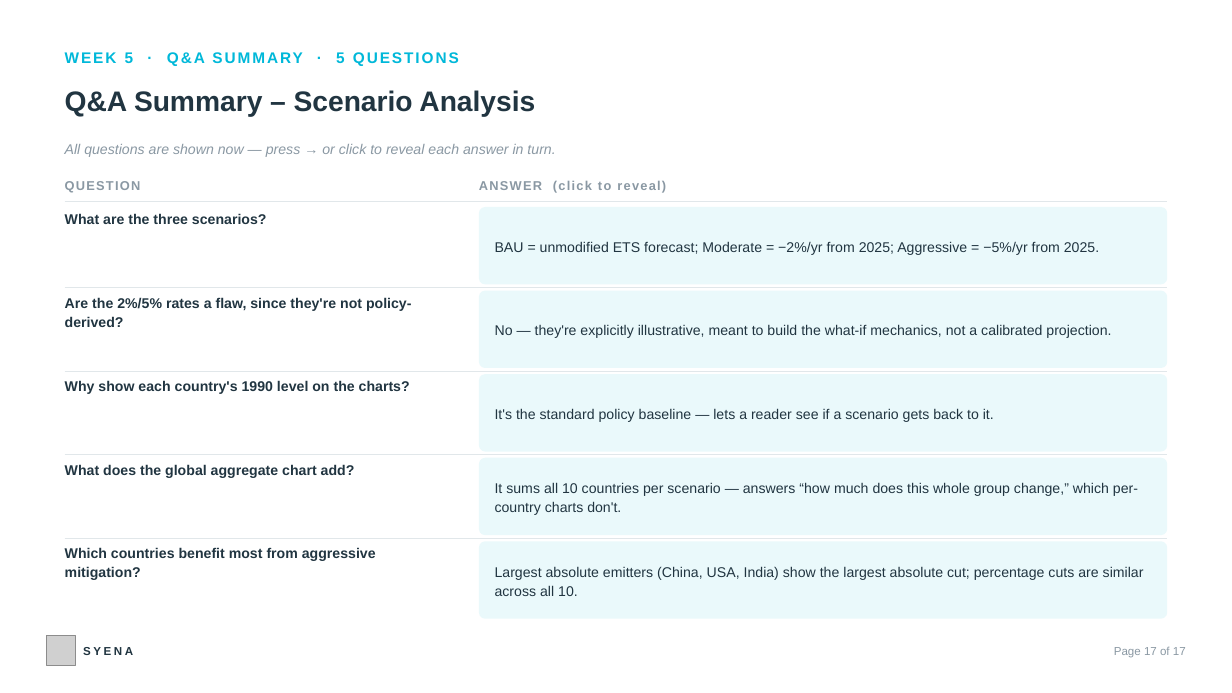
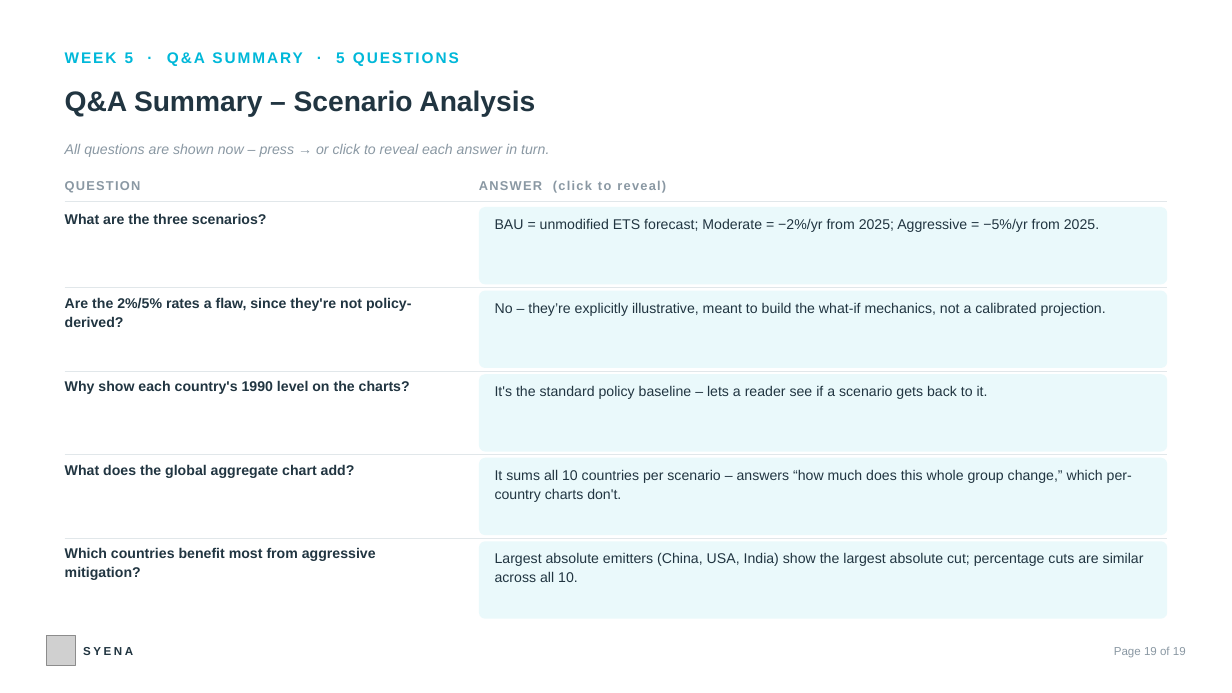
Before and after one commit to sauparnasarkar/climate-emissions-analysis-project, a slide deck: slide 19 of climate-dashboard-react/public/GHG_Internship_Review_QA_Deck.pptx (slide 17 before the commit). Drawn at 1232x693 pixels with LibreOffice and Linux fonts; fonts in the diff are those of the drawing; grey boxes stand for pictures. Boxes give left, top, right and bottom in pixels: in the first picture for what was removed or moved away, otherwise in the second. Text is boxed around its words. In the diff, an @@ line names an element or a change of style, - is before the commit and + after.

```diff
--- a/climate-dashboard-react/public/GHG_Internship_Review_QA_Deck.pptx
+++ b/climate-dashboard-react/public/GHG_Internship_Review_QA_Deck.pptx
@@ text at box(65, 144, 549, 157): text changed @@
-All questions are shown now — press → or click to reveal each answer in turn.
+All questions are shown now – press → or click to reveal each answer in turn.
@@ text in rounded rectangle at box(495, 302, 1106, 316): text changed @@
-No — they're explicitly illustrative, meant to build the what-if mechanics, not a calibrated projection.
+No – they’re explicitly illustrative, meant to build the what-if mechanics, not a calibrated projection.
@@ text in rounded rectangle at box(495, 385, 988, 399): text changed @@
-It's the standard policy baseline — lets a reader see if a scenario gets back to it.
+It's the standard policy baseline – lets a reader see if a scenario gets back to it.
@@ text in rounded rectangle at box(495, 469, 1132, 502): text changed @@
-It sums all 10 countries per scenario — answers “how much does this whole group change,” which per-country charts don't.
+It sums all 10 countries per scenario – answers “how much does this whole group change,” which per-country charts don't.
@@ vertical alignment middle to top in 5 elements at box(479, 207, 1167, 285), box(479, 291, 1167, 369), box(479, 374, 1167, 452), box(479, 457, 1167, 535), box(479, 542, 1167, 619) @@
@@ text at box(1114, 647, 1186, 657): text changed @@
-Page 17 of 17
+Page 19 of 19
```
Also in this commit, not shown: 16 other slides changed, 2 slides added.
